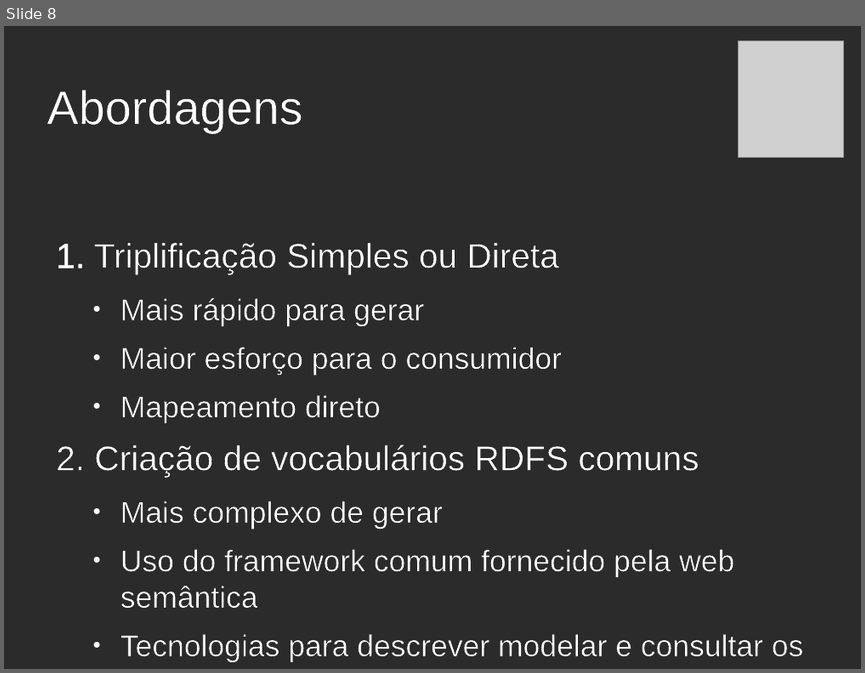
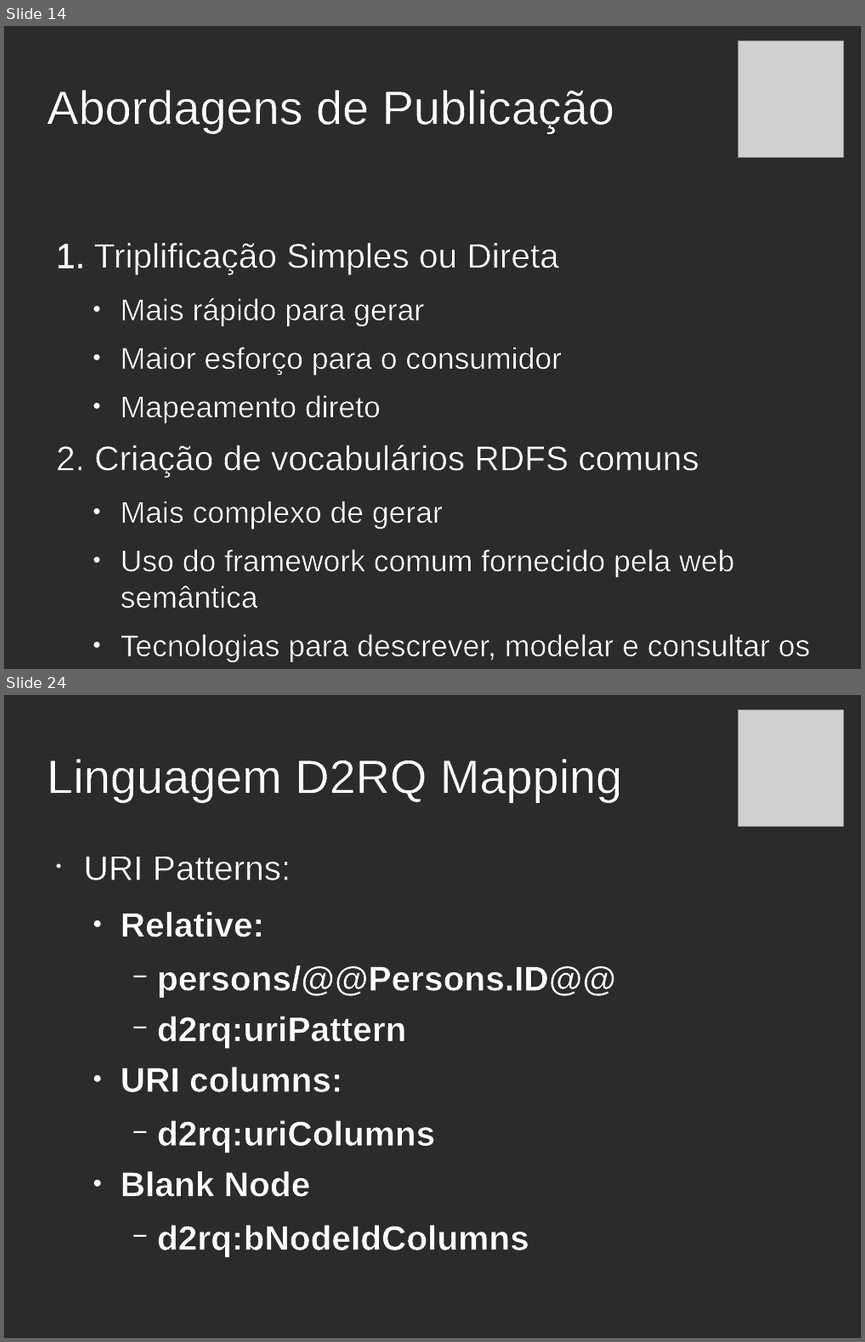
Before and after one commit to luiseufrasio/mestrado-ufc-eufrasio, a slide deck: docs/Pre-proposta.odp. Shown one above the other, each under a label of ours: slide 8 before the commit, slides 14 and 24 after it; the slides between them are not shown. The pictures are 865x673 and 865x1342 pixels, drawn with LibreOffice and Linux fonts; fonts in the diff are those of the drawing; grey boxes stand for pictures; background and template pictures are left out; a plain dark background stands for a picture behind light text. Boxes give left, top, right and bottom in pixels: in the first picture for what was removed or moved away, otherwise in the second. Text is boxed around its words. In the diff, an @@ line names an element or a change of style, - is before the commit and + after.

```diff
--- a/docs/Pre-proposta.odp
+++ b/docs/Pre-proposta.odp
@@ slide 24 added at (x1=4, y1=695, x2=861, y2=1338), background picture (left out) @@
@@ picture added at (x1=738, y1=710, x2=844, y2=827) @@
@@ title added at (x1=46, y1=759, x2=622, y2=801), 44 pt, text #FFFFFF @@
+Linguagem D2RQ Mapping
@@ text added at (x1=84, y1=857, x2=616, y2=1256), 32 pt, text #FFFFFF, bold @@
+• URI Patterns:
+  ● Relative:
+    − persons/@@Persons.ID@@
+    − d2rq:uriPattern
+  ● URI columns:
+    − d2rq:uriColumns
+  ● Blank Node
+    − d2rq:bNodeIdColumns
@@ what was slide 8 is now slide 14 @@
@@ slide 14 changed as well @@
@@ title at (x1=46, y1=90, x2=614, y2=132): text changed @@
-Abordagens
+Abordagens de Publicação
@@ text at (x1=120, y1=634, x2=811, y2=662): text changed @@
-  ● Tecnologias para descrever modelar e consultar os dados
+  ● Tecnologias para descrever, modelar e consultar os dados
```
Also in this commit, not shown: 4 other slides changed, 46 other slides added, 1 slide removed, 1 other file.
